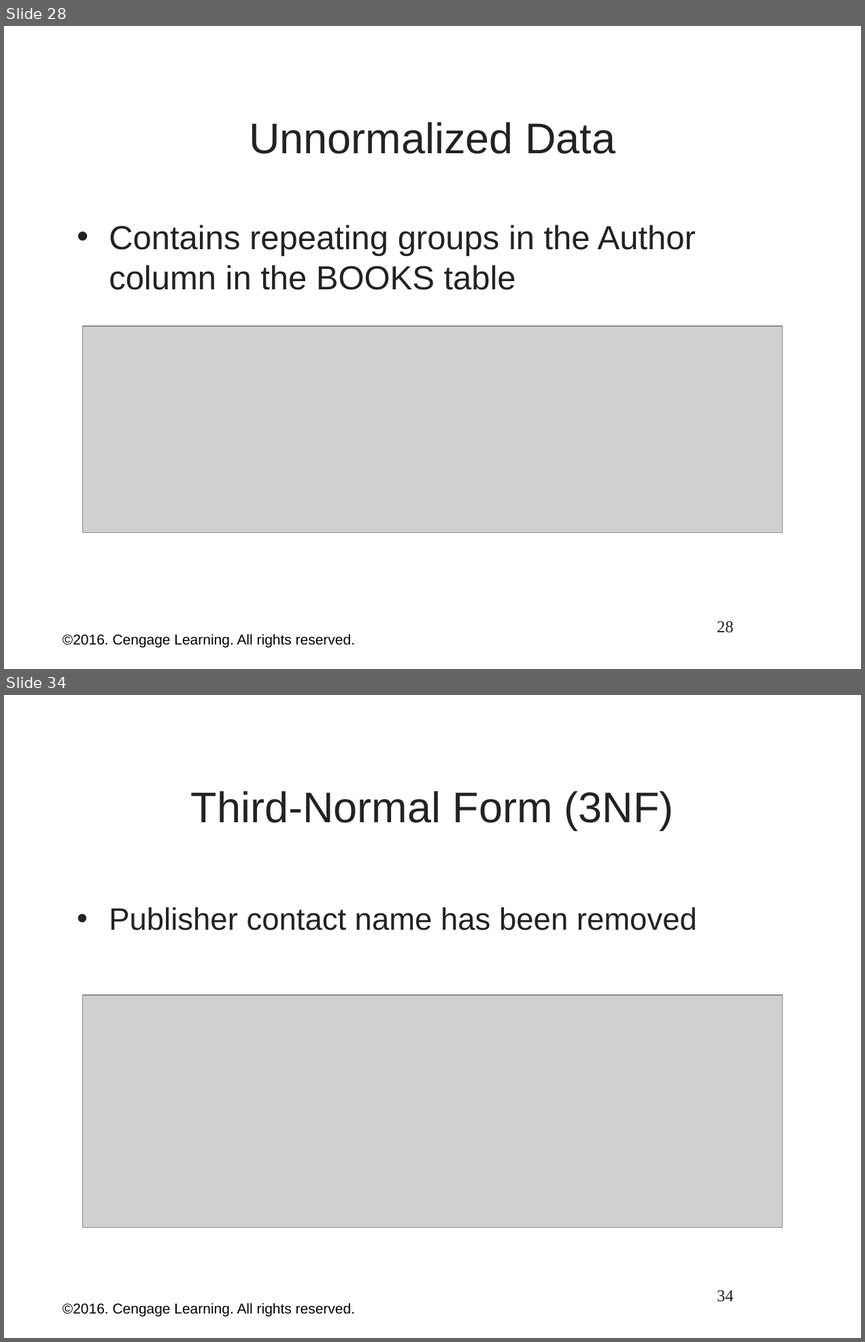
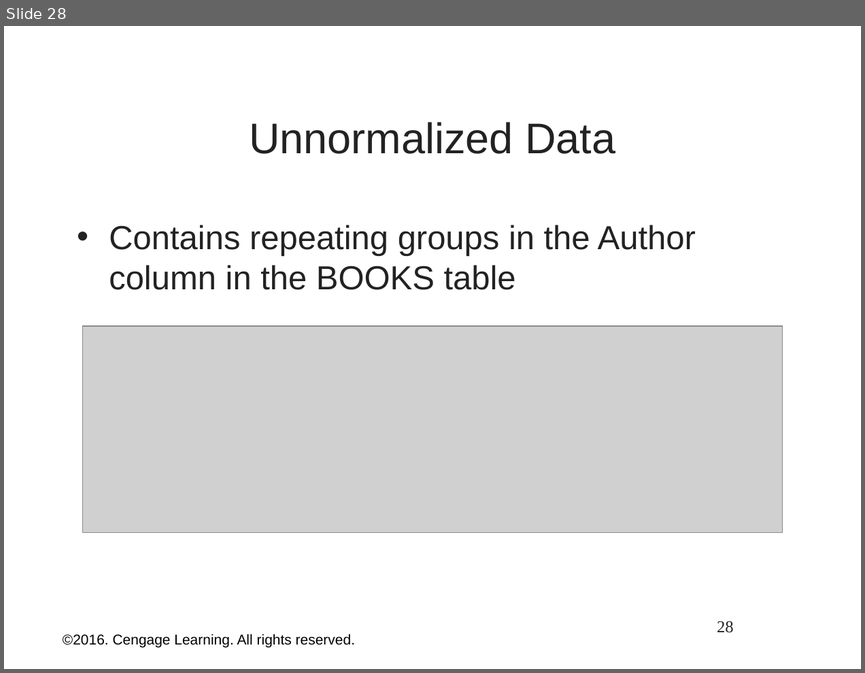
Before and after one commit to nick-cd/dbs201, a slide deck: Notes/1.0 Fundemental of Datases.ppt. Shown one above the other, each under a label of ours: slides 28 and 34 before the commit, slide 28 after it; the slides between them are not shown. The pictures are 865x1342 and 865x673 pixels, drawn with LibreOffice and Linux fonts; fonts in the diff are those of the drawing; grey boxes stand for pictures; background and template pictures are left out. Boxes give left, top, right and bottom in pixels: in the first picture for what was removed or moved away, otherwise in the second. Text is boxed around its words. In the diff, an @@ line names an element or a change of style, - is before the commit and + after.

```diff
--- a/Notes/1.0 Fundemental of Datases.ppt
+++ b/Notes/1.0 Fundemental of Datases.ppt
@@ slide 34 removed at [4, 695, 861, 1338], background picture (left out) @@
@@ title removed at [191, 791, 674, 830] @@
-Third-Normal Form (3NF)
@@ text removed at [109, 907, 697, 930] @@
-• Publisher contact name has been removed
@@ picture removed at [83, 995, 783, 1227] @@
@@ text removed at [62, 1302, 355, 1316] @@
-©2016. Cengage Learning. All rights reserved.
@@ page number removed at [717, 1289, 734, 1302] @@
-34
```
Also in this commit, not shown: 1 slide changed, 15 other slides removed, 7 other files.
